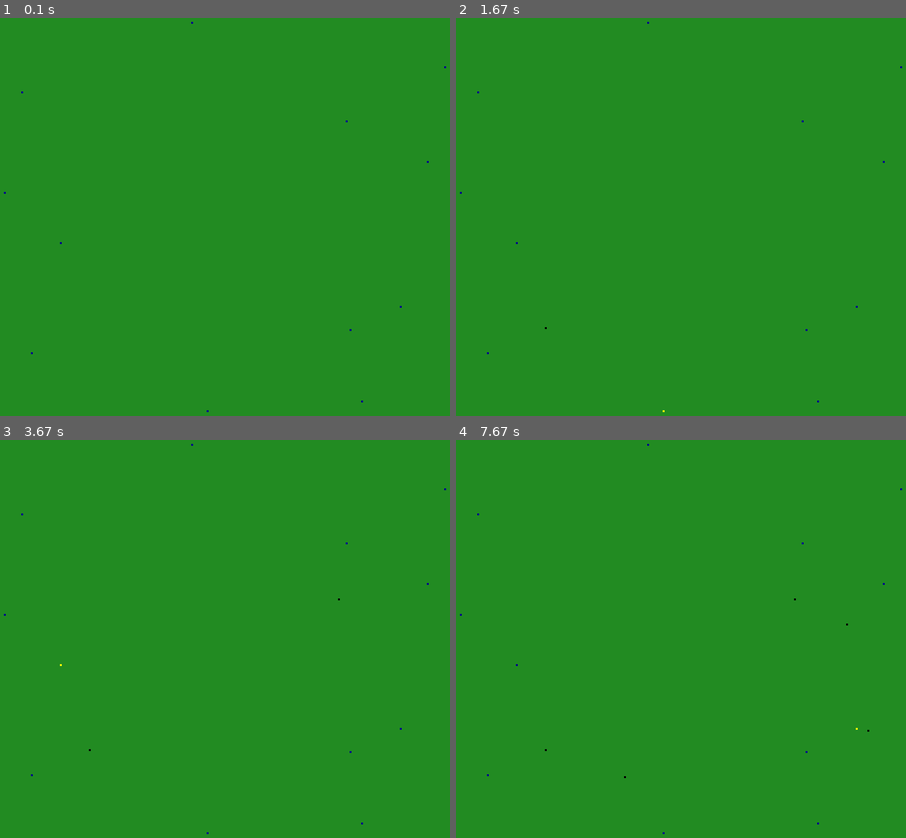
Above: before the commit, frames 1-4 (two rows, left to right).
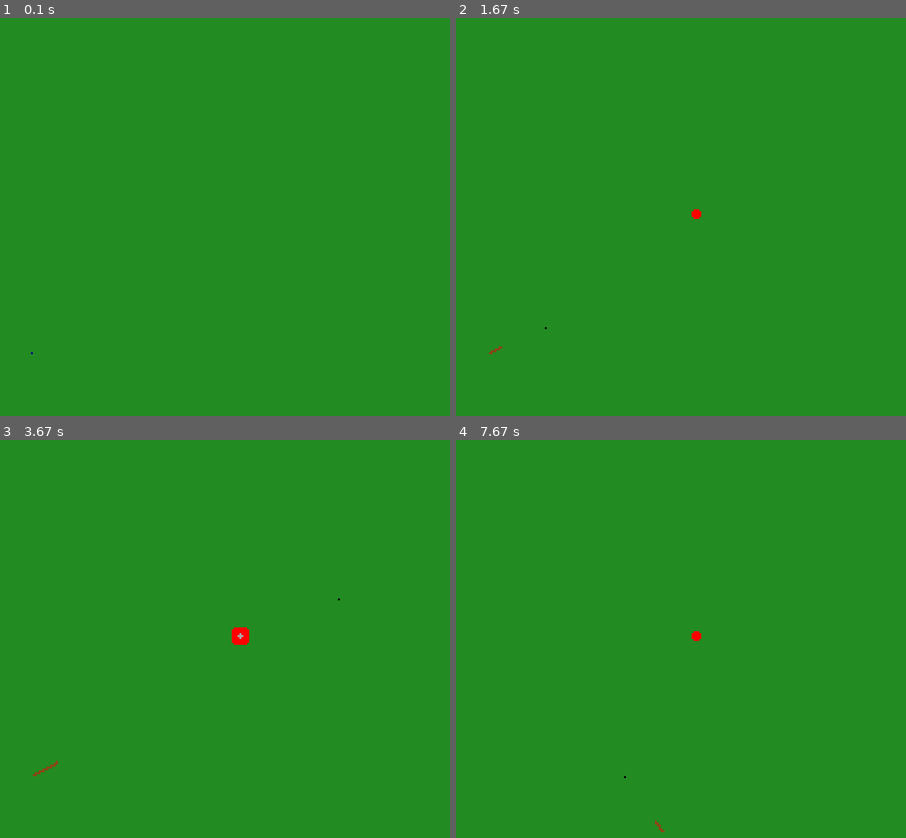
Above: after the commit, the same moments.

Repository: markus-brln/BachelorThesisForestFireControl
Game: pygame game, started from gui/main.py
Two runs of this game, one before a commit and one after it. Both use one fixed random seed, a clock stepped at 60 frames per second and the inputs below.
Inputs (mouse positions are in pixels of both pictures, inside the frame that each line leads up to):
- Up to frame 1 (0.1 s): no input
- Up to frame 2 (1.67 s): tap Space at 0.33, 1.17 s; click (546, 328) at 0.82 s; move the mouse to (708, 49) at 1.13 s
- Up to frame 3 (3.67 s): move the mouse to (238, 694) at 1.72 s; tap Space at 1.75, 3.37 s; move the mouse to (337, 599) at 2.4 s; click (337, 599) at 2.78 s; move the mouse to (391, 623) at 3.33 s
- Up to frame 4 (7.67 s): click (847, 623) at 3.77 s; move the mouse to (865, 730) at 4.3 s; tap Space at 4.33, 6.5, 7.63 s; click (865, 730) at 4.77 s; tap Enter at 5.3 s; move the mouse to (622, 778) at 6.47 s; click (622, 778) at 6.97 s; move the mouse to (798, 571) at 7.6 s

The runs differ from the first frame. In frame 1, less than 0.1% of the frame differs, in the area x 0-100%, y 0-100%; in frame 2, less than 0.1%; in frame 3, 0.2%; in frame 4, 0.1%.

Commit message:
straight line

Diff:
--- a/gui/Model/agent.py
+++ b/gui/Model/agent.py
@@ -10,6 +10,7 @@
   # TODO: Original code gave W as parameter. Find out purpose
   def __init__(self, position, model, active = False):
     self.position = position
+    self.start_pos = position                 # to move in a straight line
     self.node = model.find_node(position)
     self.prev_node = model.find_node(position)
     self.dead = False
@@ -29,6 +30,7 @@
       self.agent_hist.append(self.position)
 
   def assign_new_waypoint(self, position):
+    self.start_pos = self.position
     self.waypoint = position
 
 
@@ -44,7 +46,7 @@
     if self.waypoint is None:
       return
     self.prev_node = self.node
-    self.position = Direction.find(self.position, self.waypoint)(self.position)
+    self.position = Direction.find(self)(self.position)
     self.node = self.model.find_node(self.position)
     self.node.dig_firebreak()
     self.model.agent_moves(self)
--- a/gui/Model/direction.py
+++ b/gui/Model/direction.py
@@ -14,15 +14,58 @@
   GO_WEST = lambda pos: (pos[0] - 1, pos[1])
 
   @staticmethod
-  def find(coming_from, going_to):
-    if coming_from == going_to:
+  def dist2D(pos1, pos2):
+    return pow(pow(pos1[0]-pos2[0], 2) + pow(pos1[1]-pos2[1], 2), 0.5)
+
+  @staticmethod
+  def find(agent):
+    """Line drawing algorithm to move an agent closer to its goal.
+       Basically evaluates a linear equation for a suitable x or y
+       (depending on incline) and then finds the best step direction
+       to approximate that line."""
+    if agent.position == agent.waypoint:
       return Direction.GO_NONE
 
-    delta_x = going_to[0] - coming_from[0]
-    delta_y = going_to[1] - coming_from[1]
+    delta_x = agent.waypoint[0] - agent.start_pos[0] # get a linear function of agent's start -> waypoint
+    delta_y = agent.waypoint[1] - agent.start_pos[1]
+
+    evaluate_at_x = False
+    if abs(delta_x) >= abs(delta_y):        # move along straight line by adding 1 to x
+      evaluate_at_x = True                  # less than 45 degree incline
+
+    line_point = list()
+    if evaluate_at_x:
+      x = agent.position[0] + delta_x / abs(delta_x) # move left or right
+      y = agent.start_pos[1] + (x - agent.start_pos[0]) * (delta_y / delta_x)
+      line_point = [x, y]
+    else:
+      y = agent.position[1] + delta_y / abs(delta_y)  # move up or down
+      x = agent.start_pos[0] + (y - agent.start_pos[1]) * (delta_x / delta_y)
+      line_point = [x, y]
+
+    # try to find the direction that leads to the closest approximation of the line
+    distances = list()
+    distances.append(Direction.dist2D([agent.position[0], agent.position[1] - 1], line_point)) # N
+    distances.append(Direction.dist2D([agent.position[0], agent.position[1] + 1], line_point)) # S
+    distances.append(Direction.dist2D([agent.position[0] + 1, agent.position[1]], line_point)) # E
+    distances.append(Direction.dist2D([agent.position[0] - 1, agent.position[1]], line_point)) # W
+
+    best_action_idx = distances.index(min(distances))
+    if best_action_idx == 0:
+      return Direction.GO_NORTH
+    if best_action_idx == 1:
+      return Direction.GO_SOUTH
+    if best_action_idx == 2:
+      return Direction.GO_EAST
+    if best_action_idx == 3:
+      return Direction.GO_WEST
+
+    # the old way:
+    '''delta_x = going_to[0] - agent.position[0]
+    delta_y = going_to[1] - agent.position[1]
     if abs(delta_x) > abs(delta_y):
       return Direction.GO_WEST if delta_x < 0 else Direction.GO_EAST
-    return Direction.GO_NORTH if delta_y < 0 else Direction.GO_SOUTH
+    return Direction.GO_NORTH if delta_y < 0 else Direction.GO_SOUTH'''
 
   @staticmethod
   def is_opposite(first, second):
--- a/gui/main.py
+++ b/gui/main.py
@@ -18,7 +18,7 @@
 def main():
   # Environment parameters
   size = 251
-  nr_of_agents = 12
+  nr_of_agents = 1
   agentRadius = 50
   block_size_in_pixels = int(880 / size)
   windspeed = 0
